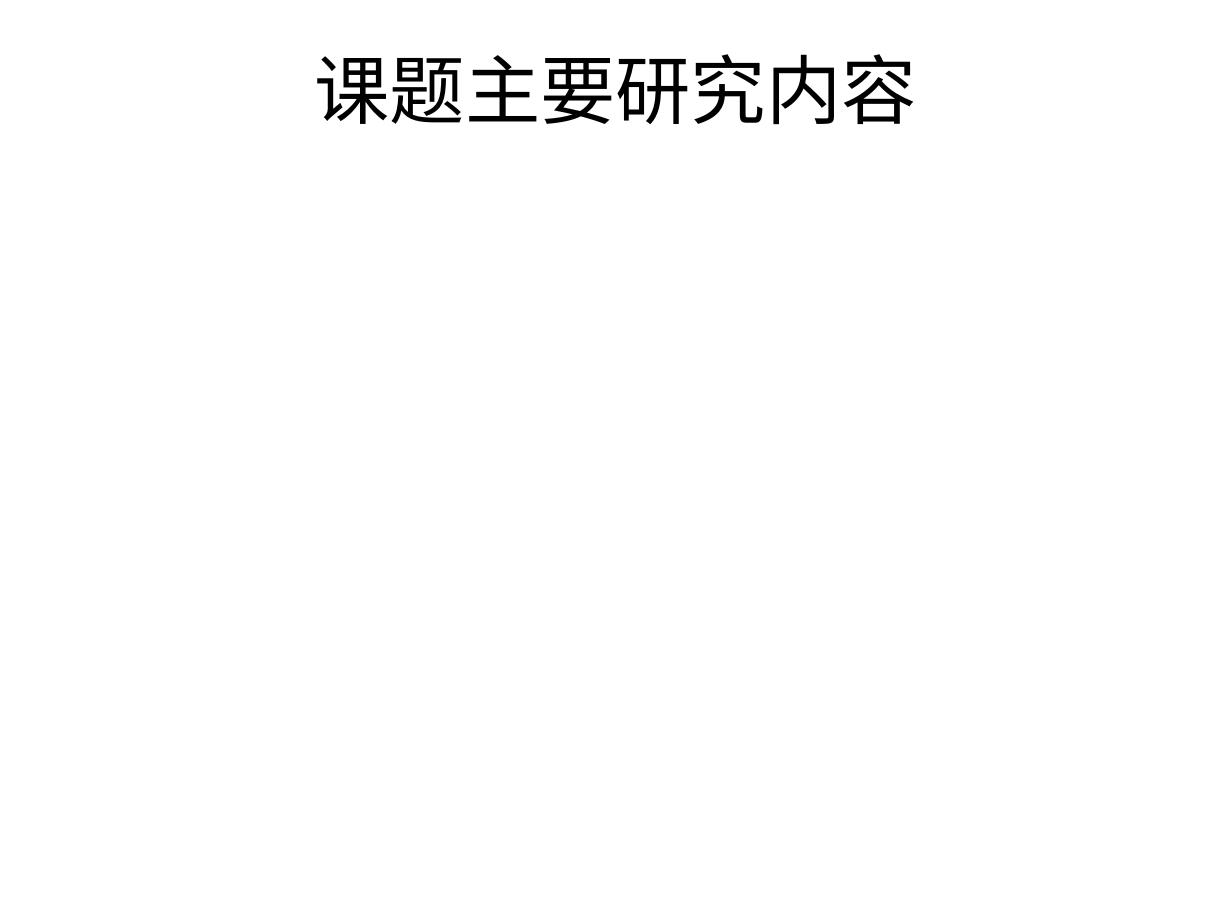
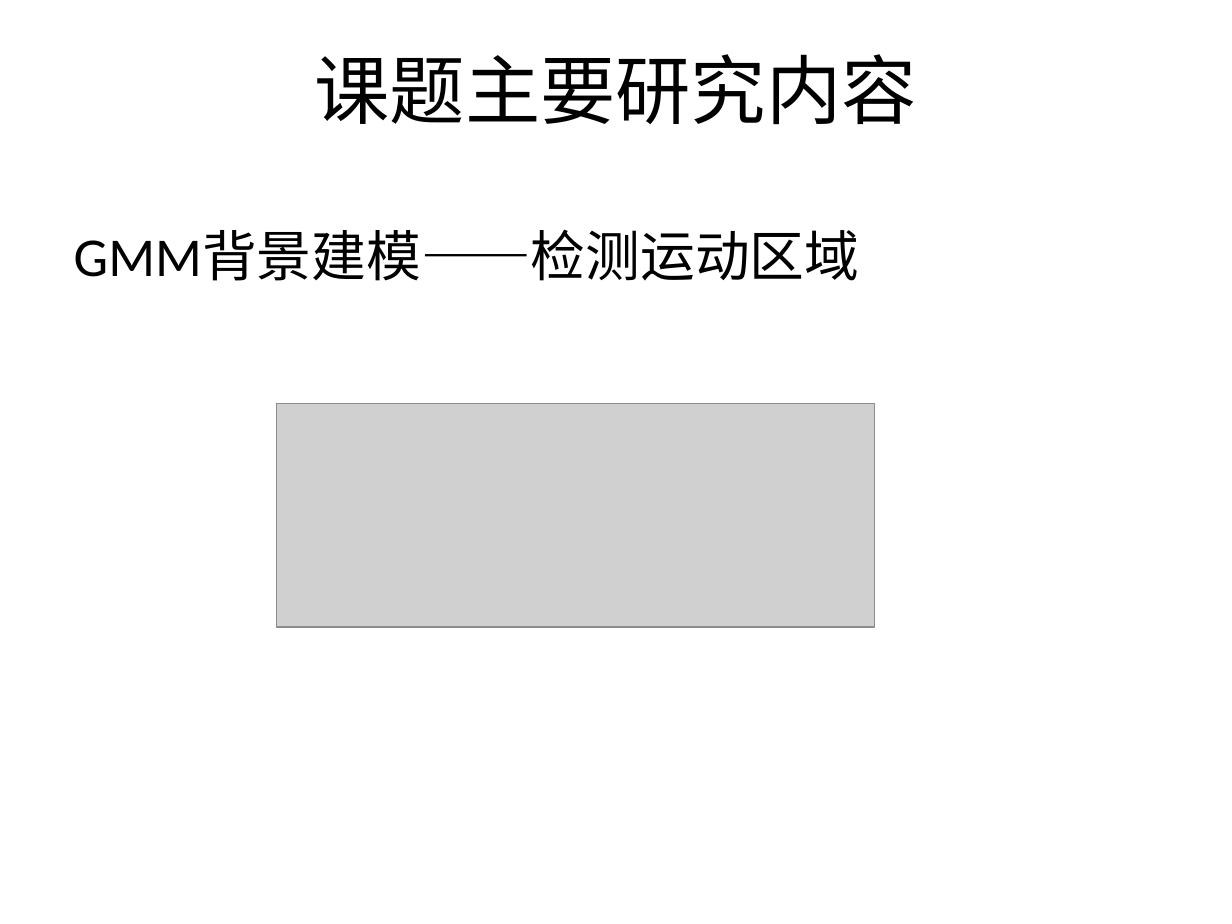
Before and after one commit to lftongheat/GraduateThesis, a slide deck: slide 6 of doc/论文中期报告-刘凤桐.pptx. Drawn at 1232x924 pixels with LibreOffice and Linux fonts; fonts in the diff are those of the drawing; grey boxes stand for pictures; background and template pictures are left out. Boxes give left, top, right and bottom in pixels: in the first picture for what was removed or moved away, otherwise in the second. Text is boxed around its words. In the diff, an @@ line names an element or a change of style, - is before the commit and + after.

```diff
--- a/doc/论文中期报告-刘凤桐.pptx
+++ b/doc/论文中期报告-刘凤桐.pptx
@@ text added at (74,230,860,281), 32 pt, text #000000 @@
+GMM背景建模——检测运动区域
@@ picture added at (276,404,873,627) @@
```
Also in this commit, not shown: 3 other slides changed, 1 slide removed, 2 other files.
